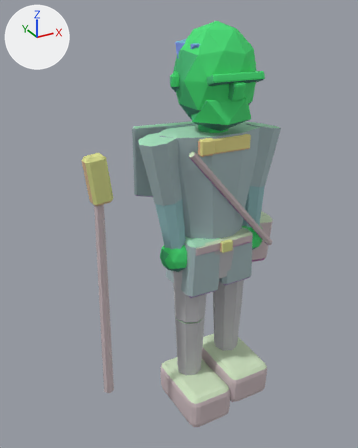
Renders of the glTF model assets/exports/npc/npc_scout_up_l_v01.glb from each side of a commit.
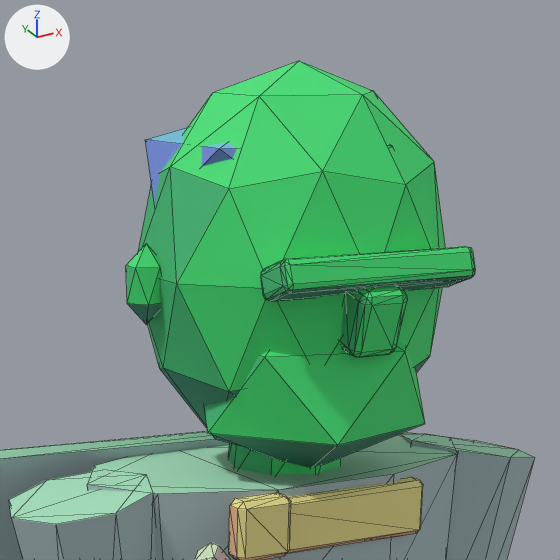
Old and new are each drawn whole from a camera (50 mm lens) standing at (-1.282, -1.994, 2.122) and looking at (-0.165, 0.036, 1.107) and again close up on the part from 38% to 80% of the width and 1% to 35% of the height. Lighting does not change. The marker at upper left points along +X, +Y and +Z. The last two pictures show the newer version. The close-ups show mesh edges as thin lines. Vertices at exactly the same position are counted once.

Names of what the first close-up shows: 'GEO_npc_scout_up_l_v01'.
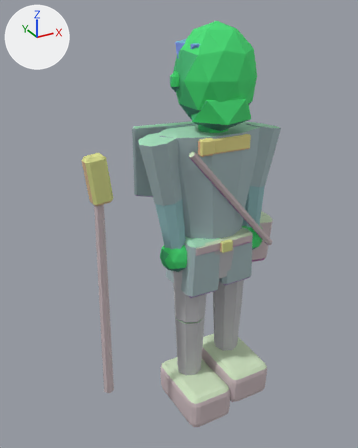
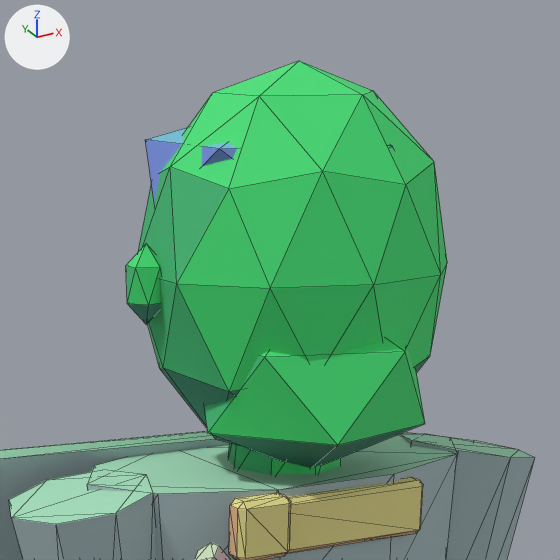
Location of each change, [x1, y1, x2, y2] in pixels of the close-ups (560 x 560 px):
part 1 of me_geo_npc_scout_up_l_v01, deleted (green): before [340, 286, 407, 357]
part 2 of me_geo_npc_scout_up_l_v01, deleted (green): before [261, 246, 476, 301]

What the commit changed:
me_geo_npc_scout_up_l_v01 is used by ob_geo_npc_scout_up_l_v01; location (0.0, 0.0, 0.0).
me_geo_npc_scout_up_l_v01 had 930 vertices, 1728 faces and spanned x -0.66..0.44, y -0.28..0.22, z 0.0..2.06.
me_geo_npc_scout_up_l_v01 now has 818 vertices, 1512 faces and spans x -0.66..0.44, y -0.28..0.22, z 0.0..2.06.
me_geo_npc_scout_up_l_v01 part 1: the loose piece of 56 vertices spanning x -0.03..0.03, y -0.21..-0.15, z 1.74..1.83 is deleted.
me_geo_npc_scout_up_l_v01 part 2: the loose piece of 56 vertices spanning x -0.13..0.13, y -0.21..-0.14, z 1.81..1.86 is deleted.
